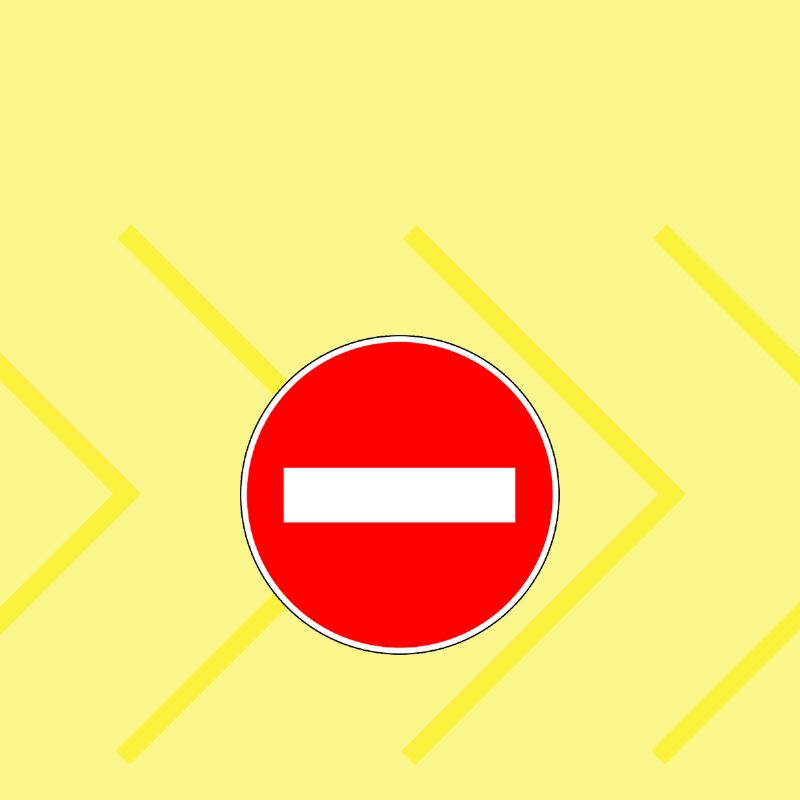
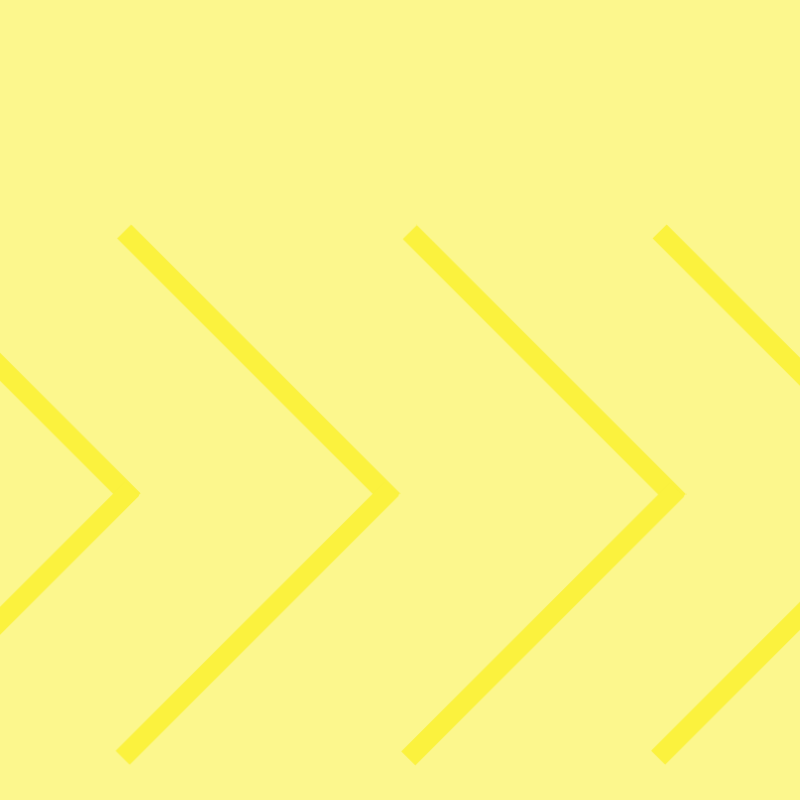
Layered file, before and after one edit (800x800). Changes by layer:
painted on "Background" over [240, 335, 560, 655]
